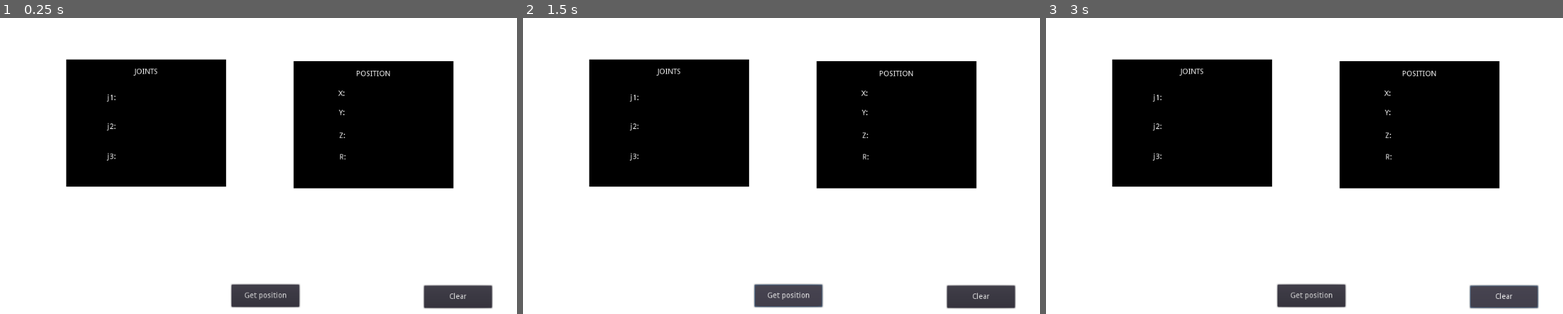
Above: before the commit, frames 1-3 (left to right).
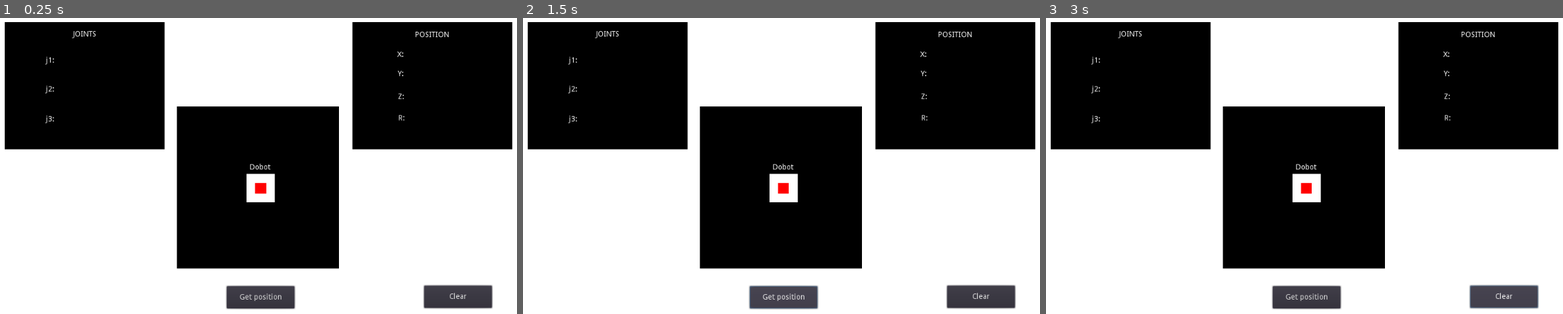
Above: after the commit, the same moments.

Repository: lyorrei-inteli/robo-digital
Game: Godot game, scene res://Node2D.tscn
Same seed, same stepped clock (60 frames per second), same inputs: the game is played once before the commit and once after it.
Inputs:
- Up to frame 1 (0.25 s): no input
- Up to frame 2 (1.5 s): click "Clear" at 0.5 s; click "Get position" at 1.25 s
- Up to frame 3 (3 s): click "Get position" at 2 s; click "Clear" at 2.75 s

The runs differ from the first frame. In frame 1, 38% of the frame differs, in the area x 0-100%, y 1-99%; in frame 2, 38%; in frame 3, 38%.
Error before the commit: Invalid get index '0' (on base: 'Nil'). (res://Node2D.gd:9)
Error after the commit: Invalid get index '0' (on base: 'Nil'). (res://Node2D.gd:15)

Commit message:
Criei parte de simulação no Godot

Diff:
--- a/godot/Node2D.gd
+++ b/godot/Node2D.gd
@@ -1,12 +1,19 @@
 extends Node2D
+
+var y_max_value = 22
+var y_min_value = 147
+var x_max_value = 25
+var x_min_value = 260
+
+var hook_start_position = Vector2(156, 153)
 
 func _on_Button_pressed():
 	$HTTPRequest.request("http://localhost:3000/lastPosition")
 
 func _on_HTTPRequest_request_completed(result, response_code, headers, body):
-	# Transformando a
 	var json = JSON.parse(body.get_string_from_utf8())
 	var readable_json = json.result[0]
+	print(readable_json)
 
 	$Joints/j1.text = str(readable_json.j1)
 	$Joints/j2.text = str(readable_json.j2)
@@ -16,6 +23,10 @@
 	$Position/y.text = str(readable_json.y)
 	$Position/z.text = str(readable_json.z)
 	$Position/r.text = str(readable_json.r)
+
+	$Simulation/Hook.position = hook_start_position
+	$Simulation/Hook.move_local_y(-readable_json.x / 3.2)
+	$Simulation/Hook.move_local_x(readable_json.y / 3.2)
 
 
 func _on_Clear_pressed():
@@ -27,3 +38,4 @@
 	$Position/y.text = ""
 	$Position/z.text = ""
 	$Position/r.text = ""
+	$Simulation/Hook.position = hook_start_position
--- a/godot/Node2D.tscn
+++ b/godot/Node2D.tscn
@@ -1,6 +1,13 @@
-[gd_scene load_steps=2 format=2]
+[gd_scene load_steps=4 format=2]
 
 [ext_resource path="res://Node2D.gd" type="Script" id=1]
+
+[sub_resource type="Gradient" id=3]
+colors = PoolColorArray( 1, 0, 0, 1, 1, 0, 0, 1 )
+
+[sub_resource type="GradientTexture" id=2]
+gradient = SubResource( 3 )
+width = 20
 
 [node name="Node2D" type="Node2D"]
 script = ExtResource( 1 )
@@ -10,17 +17,17 @@
 margin_bottom = 602.0
 
 [node name="Button" type="Button" parent="."]
-margin_left = 466.0
-margin_top = 523.0
-margin_right = 593.0
-margin_bottom = 565.0
+margin_left = 457.0
+margin_top = 526.0
+margin_right = 584.0
+margin_bottom = 568.0
 text = "Get position"
 
 [node name="Joints" type="ColorRect" parent="."]
-margin_left = 157.0
-margin_top = 102.0
-margin_right = 456.0
-margin_bottom = 340.0
+margin_left = 42.0
+margin_top = 32.0
+margin_right = 341.0
+margin_bottom = 270.0
 color = Color( 0, 0, 0, 1 )
 
 [node name="Label" type="Label" parent="Joints"]
@@ -75,10 +82,10 @@
 rect_pivot_offset = Vector2( -373, -142 )
 
 [node name="Position" type="ColorRect" parent="."]
-margin_left = 582.0
-margin_top = 105.0
-margin_right = 881.0
-margin_bottom = 343.0
+margin_left = 692.0
+margin_top = 32.0
+margin_right = 991.0
+margin_bottom = 270.0
 rect_pivot_offset = Vector2( -1125, 53 )
 color = Color( 0, 0, 0, 1 )
 
@@ -100,10 +107,10 @@
 text = "X:"
 
 [node name="x" type="Label" parent="Position"]
-margin_left = 145.0
-margin_top = 55.0
-margin_right = 185.0
-margin_bottom = 69.0
+margin_left = 144.0
+margin_top = 53.0
+margin_right = 184.0
+margin_bottom = 67.0
 rect_pivot_offset = Vector2( -373, -142 )
 
 [node name="y Label" type="Label" parent="Position"]
@@ -116,9 +123,9 @@
 
 [node name="y" type="Label" parent="Position"]
 margin_left = 144.0
-margin_top = 133.0
+margin_top = 88.0
 margin_right = 184.0
-margin_bottom = 147.0
+margin_bottom = 102.0
 rect_pivot_offset = Vector2( -373, -142 )
 
 [node name="z Label" type="Label" parent="Position"]
@@ -130,10 +137,10 @@
 text = "Z:"
 
 [node name="z" type="Label" parent="Position"]
-margin_left = 144.0
-margin_top = 174.0
-margin_right = 184.0
-margin_bottom = 188.0
+margin_left = 149.0
+margin_top = 175.0
+margin_right = 189.0
+margin_bottom = 189.0
 rect_pivot_offset = Vector2( -373, -142 )
 
 [node name="r Label" type="Label" parent="Position"]
@@ -146,9 +153,9 @@
 
 [node name="r" type="Label" parent="Position"]
 margin_left = 145.0
-margin_top = 92.0
+margin_top = 134.0
 margin_right = 185.0
-margin_bottom = 106.0
+margin_bottom = 148.0
 rect_pivot_offset = Vector2( -373, -142 )
 
 [node name="HTTPRequest" type="HTTPRequest" parent="."]
@@ -160,6 +167,31 @@
 margin_bottom = 567.0
 text = "Clear"
 
+[node name="Simulation" type="ColorRect" parent="."]
+margin_left = 364.0
+margin_top = 190.0
+margin_right = 667.0
+margin_bottom = 493.0
+color = Color( 0, 0, 0, 1 )
+
+[node name="Dobot" type="ColorRect" parent="Simulation"]
+margin_left = 130.0
+margin_top = 126.0
+margin_right = 183.0
+margin_bottom = 179.0
+
+[node name="Label" type="Label" parent="Simulation"]
+margin_left = 136.0
+margin_top = 107.0
+margin_right = 176.0
+margin_bottom = 121.0
+text = "Dobot"
+
+[node name="Hook" type="Sprite" parent="Simulation"]
+position = Vector2( 156.75, 153.062 )
+scale = Vector2( 1.025, 20.125 )
+texture = SubResource( 2 )
+
 [connection signal="pressed" from="Button" to="." method="_on_Button_pressed"]
 [connection signal="request_completed" from="HTTPRequest" to="." method="_on_HTTPRequest_request_completed"]
 [connection signal="pressed" from="Clear" to="." method="_on_Clear_pressed"]
Not shown, changed: api/src/position/dobot.controller.ts
